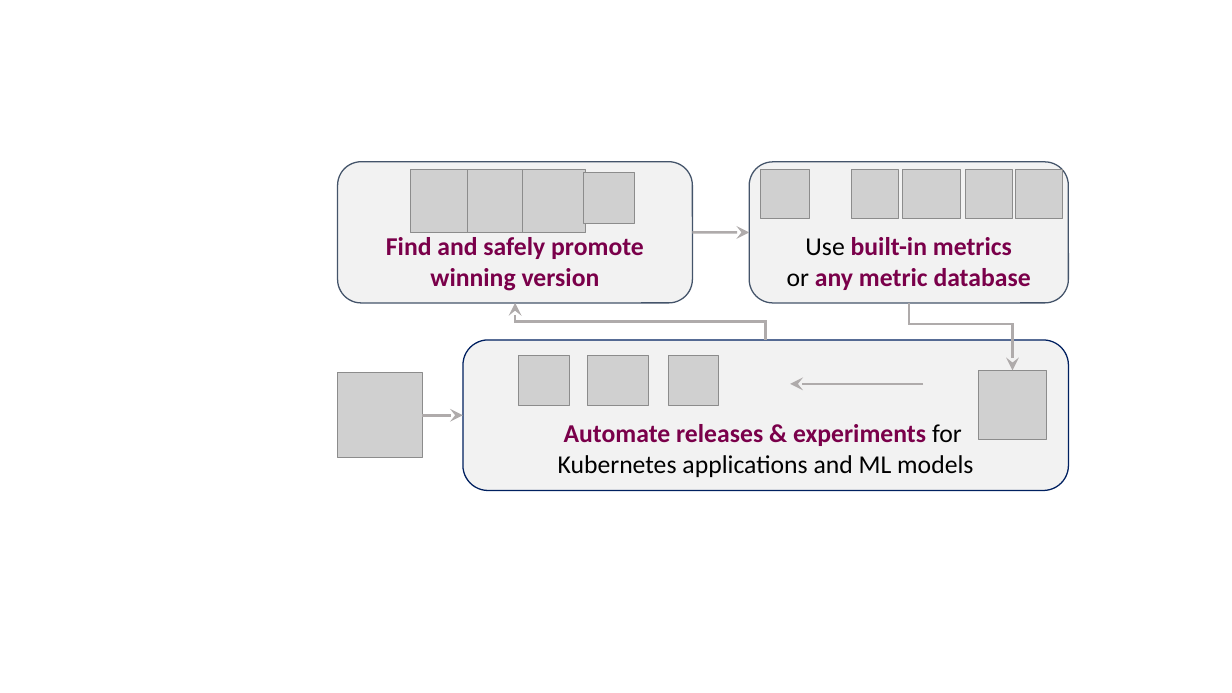
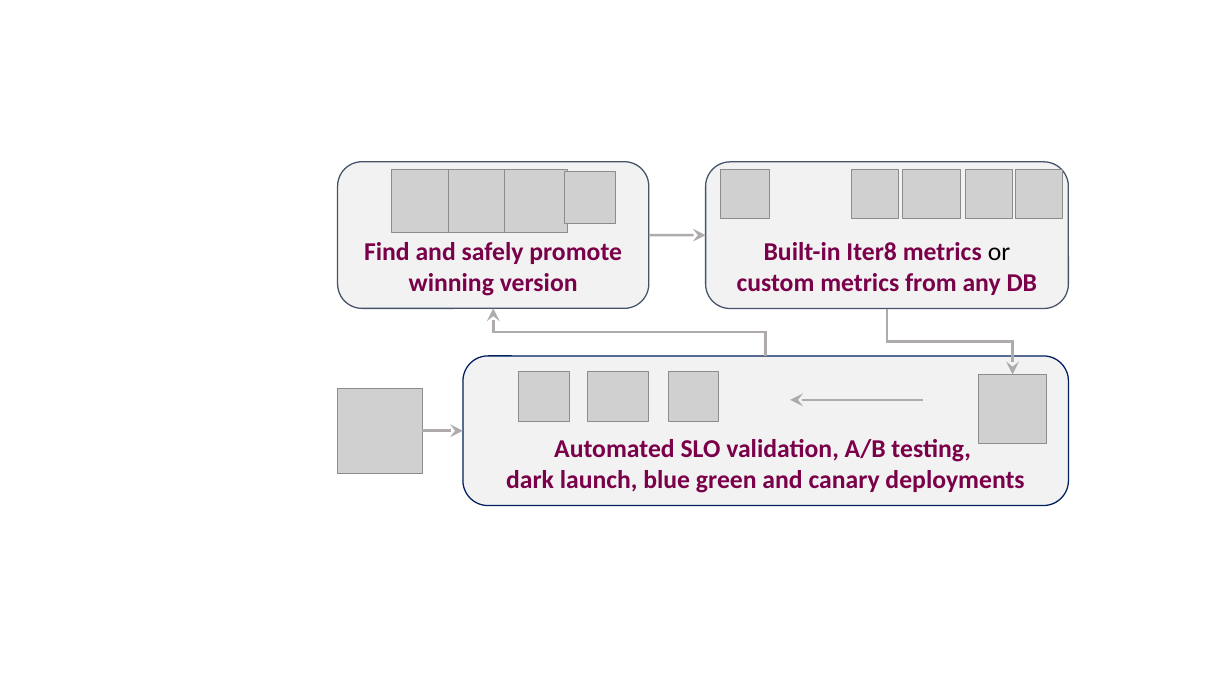
Before and after one commit to iter8-tools/iter8, a slide deck: slide 1 of mkdocs/docs/images/src/illustration.pptx. Drawn at 1232x693 pixels with LibreOffice and Linux fonts; fonts in the diff are those of the drawing; grey boxes stand for pictures. Boxes give left, top, right and bottom in pixels: in the first picture for what was removed or moved away, otherwise in the second. Text is boxed around its words. In the diff, an @@ line names an element or a change of style, - is before the commit and + after.

Commit message:
built in metrics

```diff
--- a/mkdocs/docs/images/src/illustration.pptx
+++ b/mkdocs/docs/images/src/illustration.pptx
@@ rounded rectangle "Find and safely promote winning ...": place and size @@
-rounded rectangle "Find and safely promote winning ..." at box(337, 162, 692, 303)
+rounded rectangle "Find and safely promote winning ..." at box(337, 162, 649, 309)
@@ 4 pictures: place and size @@
-4 pictures at box(410, 169, 634, 232)
+4 pictures at box(392, 169, 616, 232)
@@ rounded rectangle "Built-in Iter8 metrics or custom ...": place and size @@
-rounded rectangle "Built-in Iter8 metrics or custom ..." at box(750, 162, 1068, 303)
+rounded rectangle "Built-in Iter8 metrics or custom ..." at box(706, 162, 1069, 309)
@@ picture: place and size @@
-picture at box(761, 169, 810, 218)
+picture at box(721, 170, 770, 219)
@@ arrow moved from (692, 232) - (750, 233) to (649, 235) - (706, 236) @@
@@ text in rounded rectangle at box(737, 242, 1038, 295): text changed @@
-Use built-in metrics
-or any metric database
+Built-in Iter8 metrics or custom metrics from any DB
@@ elbow arrow moved from (766, 340) - (515, 303) to (766, 356) - (494, 309) @@
@@ elbow arrow moved from (909, 303) - (1013, 371) to (887, 309) - (1013, 374) @@
@@ 4 pictures, 2 arrows, 1 rounded rectangle: place and size @@
-4 pictures, 2 arrows, 1 rounded rectangle at box(337, 340, 1068, 491)
+4 pictures, 2 arrows, 1 rounded rectangle at box(337, 356, 1068, 506)
@@ picture: place and size @@
-picture at box(979, 371, 1048, 440)
+picture at box(979, 374, 1048, 444)
@@ text in rounded rectangle at box(506, 439, 1024, 493): text changed; text colour #000000 to #7A004A; bold on @@
-Automate releases & experiments for
-Kubernetes applications and ML models
+Automated SLO validation, A/B testing,
+dark launch, blue green and canary deployments
```
Also in this commit, not shown: 12 other files.
